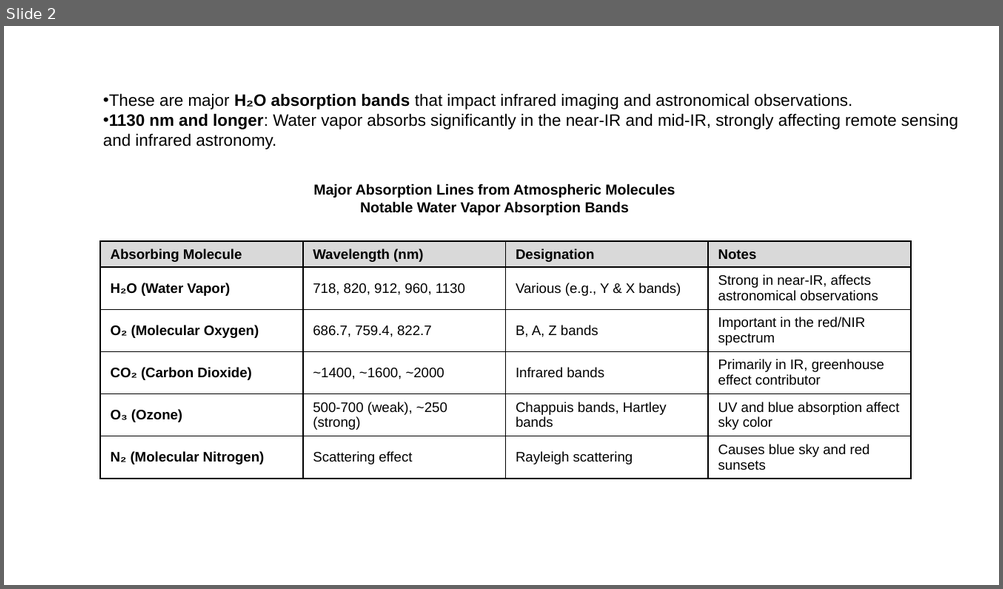
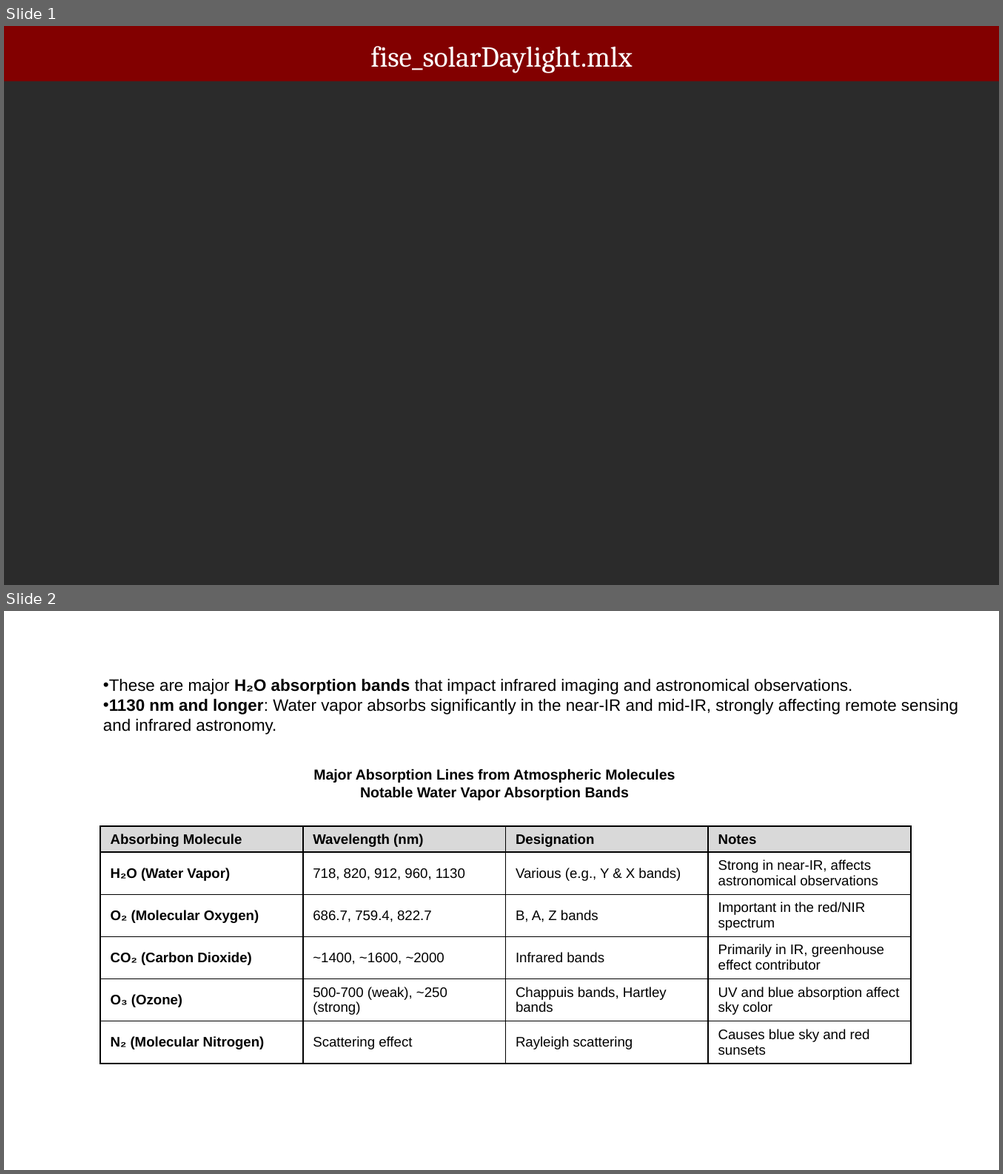
Before and after one commit to wandell/FISE-git, a slide deck: images/lightfields/01-Solar.pptx. Shown one above the other, each under a label of ours: slide 2 before the commit, slides 1 and 2 after it. The pictures are 1003x589 and 1003x1174 pixels, drawn with LibreOffice and Linux fonts; fonts in the diff are those of the drawing; background and template pictures are left out; a plain dark background stands for a picture behind light text. Boxes give left, top, right and bottom in pixels: in the first picture for what was removed or moved away, otherwise in the second. Text is boxed around its words. In the diff, an @@ line names an element or a change of style, - is before the commit and + after.

Commit message:
Solar radiation regularity

```diff
--- a/images/lightfields/01-Solar.pptx
+++ b/images/lightfields/01-Solar.pptx
@@ slide 1 added at [4,26,999,585], background picture (left out) @@
@@ rectangle added at [4,26,999,82], fill #820000 @@
@@ title added at [370,46,632,73], 21 pt, text #FFFFFF @@
+fise_solarDaylight.mlx
```
Also in this commit, not shown: 3 other slides added, 2 slides removed, 2 other files.
